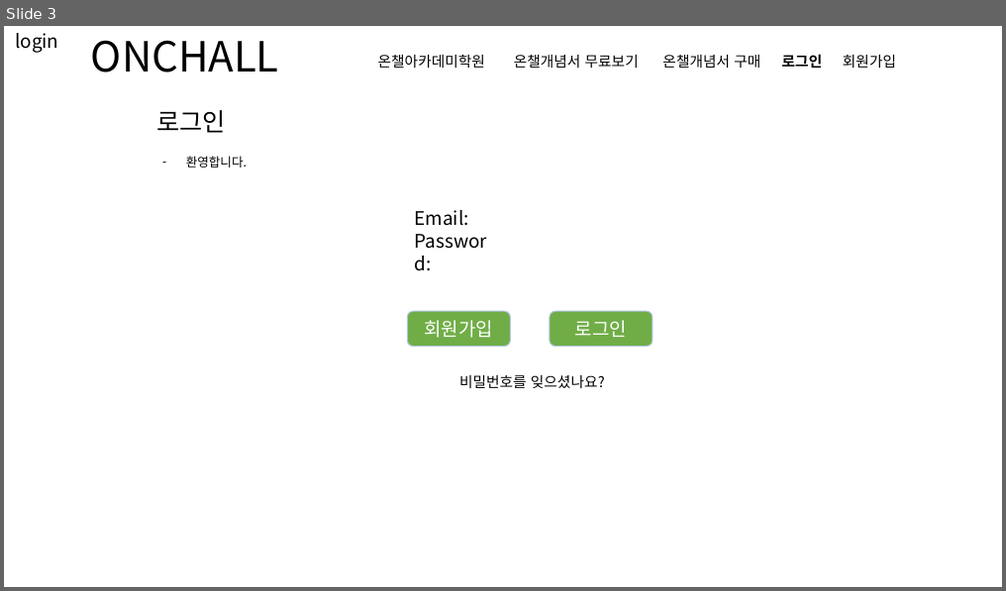
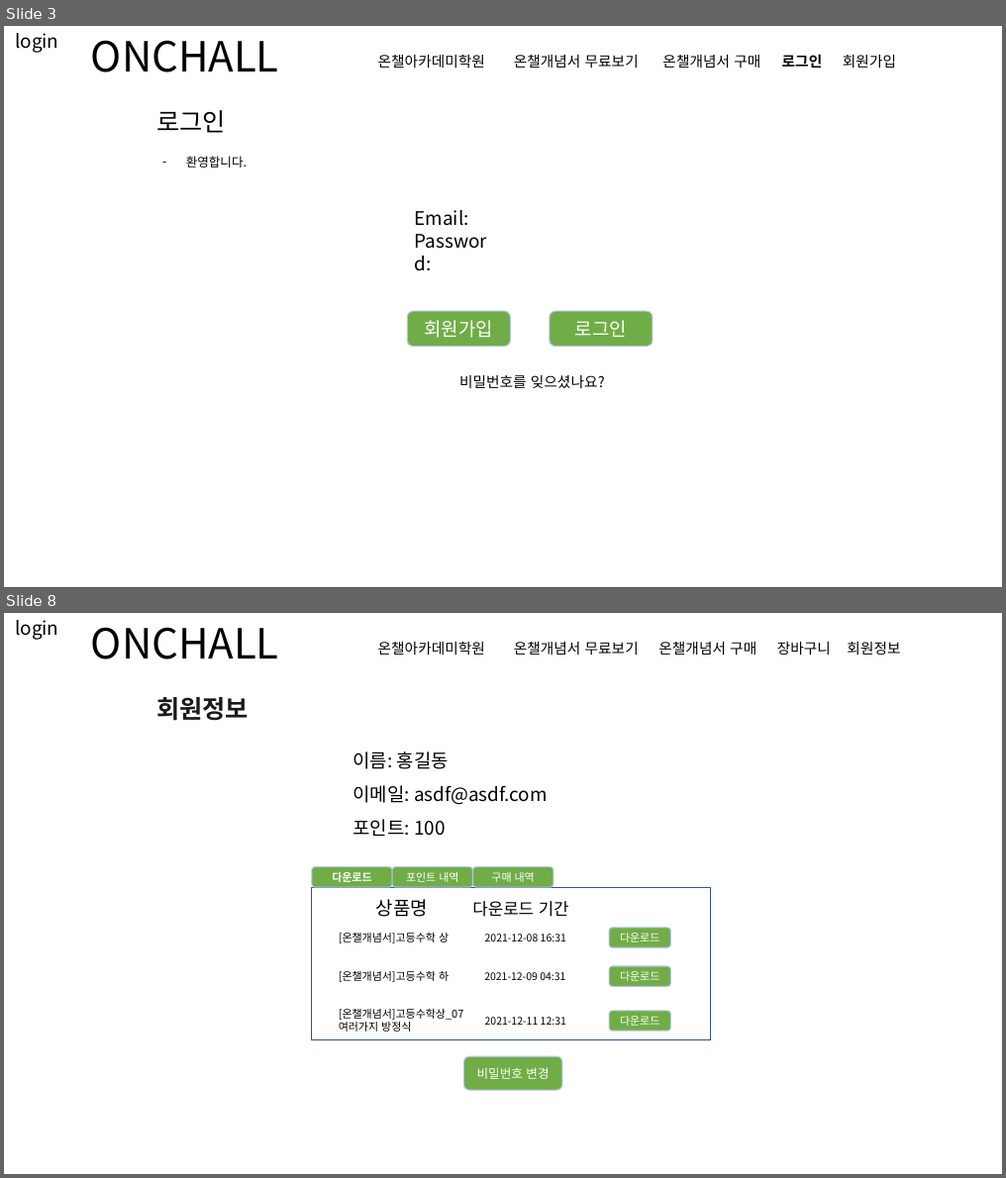
Before and after one commit to redcarrot1/Toyproject4, a slide deck: 프론트 디자인.pptx. Shown one above the other, each under a label of ours: slide 3 before the commit, slides 3 and 8 after it; the slides between them are not shown. The pictures are 1006x591 and 1006x1178 pixels, drawn with LibreOffice and Linux fonts; fonts in the diff are those of the drawing. Boxes give left, top, right and bottom in pixels: in the first picture for what was removed or moved away, otherwise in the second. Text is boxed around its words. In the diff, an @@ line names an element or a change of style, - is before the commit and + after.

```diff
--- a/프론트 디자인.pptx
+++ b/프론트 디자인.pptx
@@ slide 8 added at <box>4,613,1002,1174</box>, background #FFFFFF @@
@@ text added at <box>15,620,58,640</box>, 18 pt, text #000000 @@
+login
@@ text added at <box>91,627,279,660</box>, 40 pt, text #000000 @@
+ONCHALL
@@ text added at <box>378,641,900,655</box>, 14 pt, text #000000 @@
+온챌아카데미학원 온챌개념서 무료보기 온챌개념서 구매 장바구니 회원정보
@@ text added at <box>156,697,249,721</box>, 24 pt, text #1A1A1A, bold @@
+회원정보
@@ text added at <box>352,752,548,836</box>, 18 pt, text #000000 @@
+이름: 홍길동
+이메일: asdf@asdf.com
+포인트: 100
@@ rounded rectangle added at <box>312,866,392,887</box>, fill #70AD47, outline #B4C7E7 1 pt, 10.5 pt, text #FFFFFF, bold @@
+다운로드
@@ rounded rectangle added at <box>392,866,473,887</box>, fill #70AD47, outline #B4C7E7 1 pt, 10.5 pt, text #FFFFFF @@
+포인트 내역
@@ rounded rectangle added at <box>472,866,553,887</box>, fill #70AD47, outline #B4C7E7 1 pt, 10.5 pt, text #FFFFFF @@
+구매 내역
@@ rectangle added at <box>312,888,710,1041</box>, outline #325491 1 pt @@
@@ text added at <box>376,899,428,917</box>, 18 pt, text #000000 @@
+상품명
@@ text added at <box>472,901,569,917</box>, 16 pt, text #000000 @@
+다운로드 기간
@@ text added at <box>339,933,449,944</box>, 10.5 pt, text #000000 @@
+[온챌개념서]고등수학 상
@@ text added at <box>485,934,566,942</box>, 10 pt, text #000000 @@
+2021-12-08 16:31
@@ rounded rectangle added at <box>609,928,670,949</box>, fill #70AD47, outline #B4C7E7 1 pt, 10.5 pt, text #FFFFFF @@
+다운로드
@@ rounded rectangle added at <box>609,966,670,986</box>, fill #70AD47, outline #B4C7E7 1 pt, 10.5 pt, text #FFFFFF @@
+다운로드
@@ text added at <box>339,971,449,982</box>, 10.5 pt, text #000000 @@
+[온챌개념서]고등수학 하
@@ text added at <box>484,972,565,980</box>, 10 pt, text #000000 @@
+2021-12-09 04:31
@@ text added at <box>339,1009,464,1032</box>, 10.5 pt, text #000000 @@
+[온챌개념서]고등수학상_07여러가지 방정식
@@ text added at <box>485,1017,566,1025</box>, 10 pt, text #000000 @@
+2021-12-11 12:31
@@ rounded rectangle added at <box>609,1011,670,1032</box>, fill #70AD47, outline #B4C7E7 1 pt, 10.5 pt, text #FFFFFF @@
+다운로드
@@ rounded rectangle added at <box>463,1057,562,1090</box>, fill #70AD47, outline #B4C7E7 1 pt, 12 pt, text #FFFFFF @@
+비밀번호 변경
```
Also in this commit, not shown: 6 slides changed, 4 other slides added, 17 other files.
